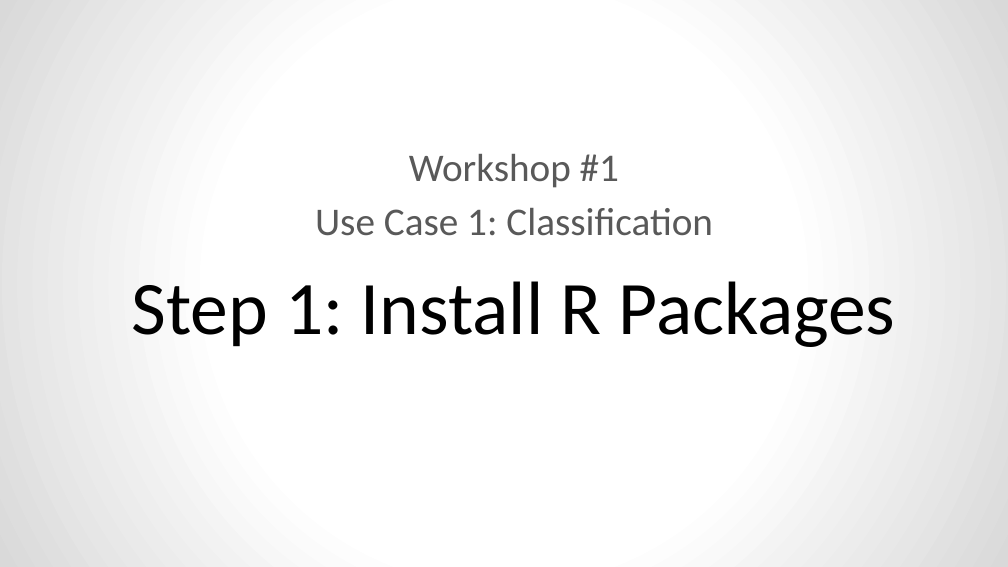
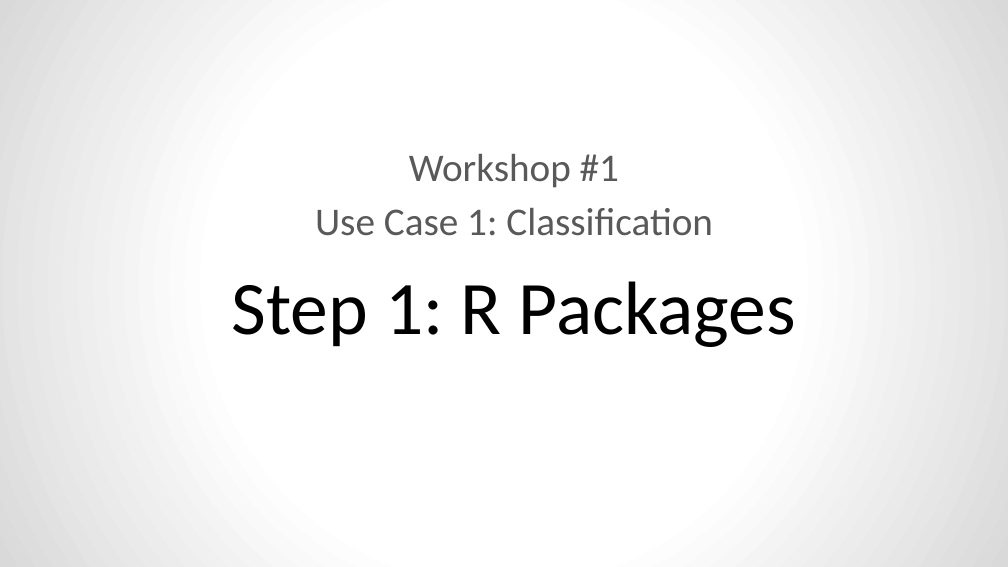
Before and after one commit to woobe/H2O_London_Workshop, a slide deck: slide 12 of slides/02_H2O_Workshop.pptx (slide 11 before the commit). Drawn at 1008x567 pixels with LibreOffice and Linux fonts; fonts in the diff are those of the drawing; background and template pictures are left out. Boxes give left, top, right and bottom in pixels: in the first picture for what was removed or moved away, otherwise in the second. Text is boxed around its words. In the diff, an @@ line names an element or a change of style, - is before the commit and + after.

```diff
--- a/slides/02_H2O_Workshop.pptx
+++ b/slides/02_H2O_Workshop.pptx
@@ subtitle at (x1=232, y1=281, x2=796, y2=347): text changed @@
-Step 1: Install R Packages
+Step 1: R Packages
```
Also in this commit, not shown: 5 other slides changed, 11 slides added, 1 slide removed.
